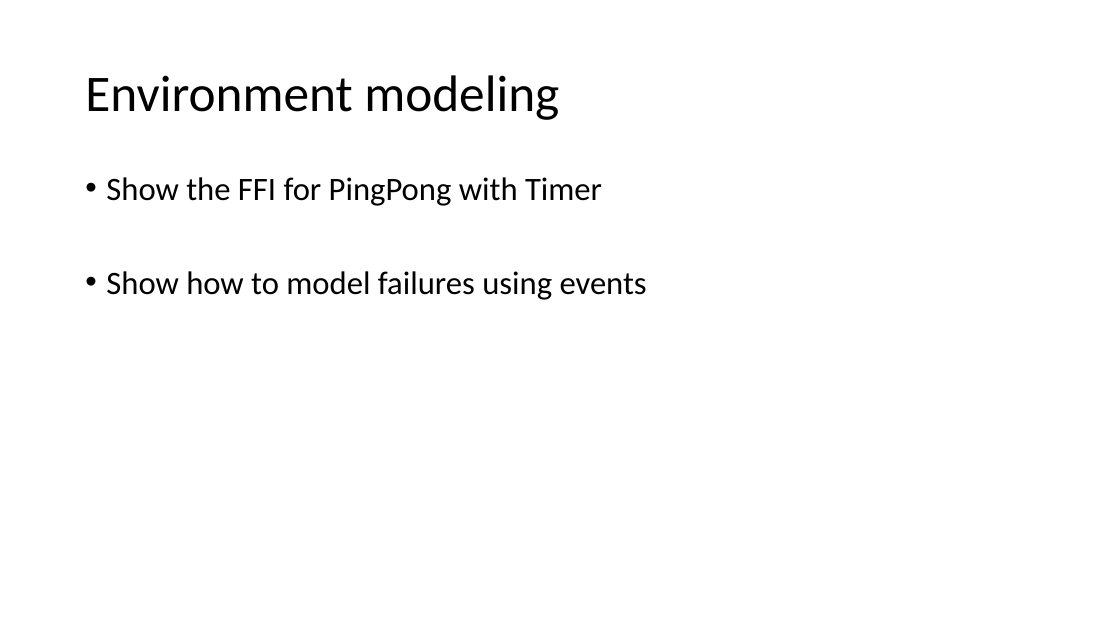
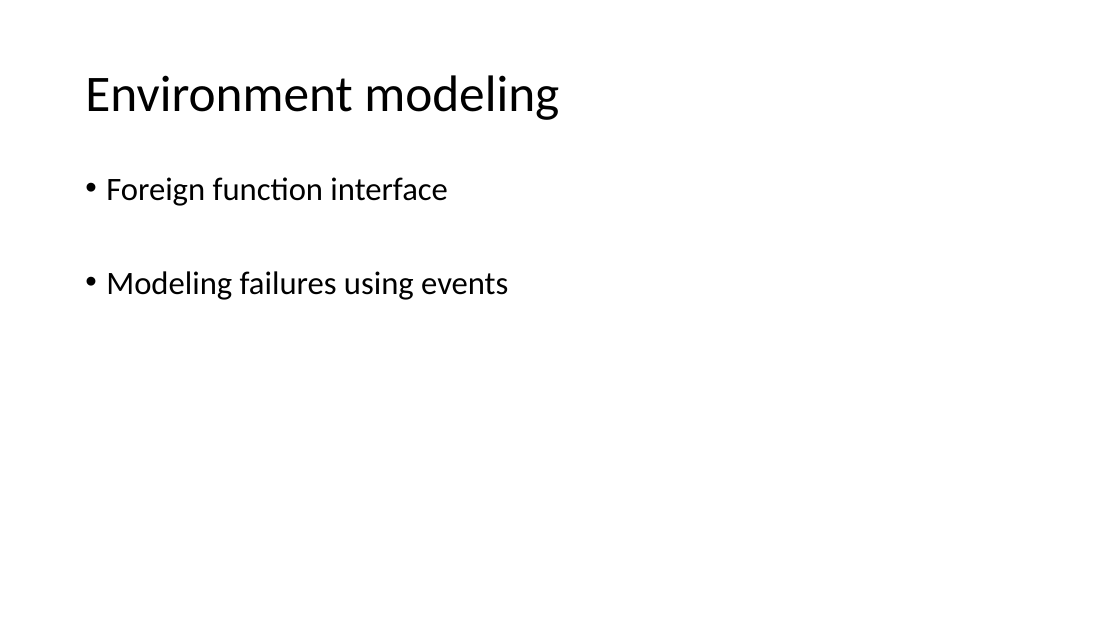
Before and after one commit to p-org/P, a slide deck: slide 7 of Tutorial/P-tutorial.pptx (slide 6 before the commit). Drawn at 1120x630 pixels with LibreOffice and Linux fonts; fonts in the diff are those of the drawing. Boxes give left, top, right and bottom in pixels: in the first picture for what was removed or moved away, otherwise in the second. Text is boxed around its words. In the diff, an @@ line names an element or a change of style, - is before the commit and + after.

```diff
--- a/Tutorial/P-tutorial.pptx
+++ b/Tutorial/P-tutorial.pptx
@@ text at [106, 177, 508, 300]: text changed @@
-• Show the FFI for PingPong with Timer
-• Show how to model failures using events
+• Foreign function interface
+• Modeling failures using events
```
Also in this commit, not shown: 4 other slides changed, 3 slides added, 2 slides removed.
